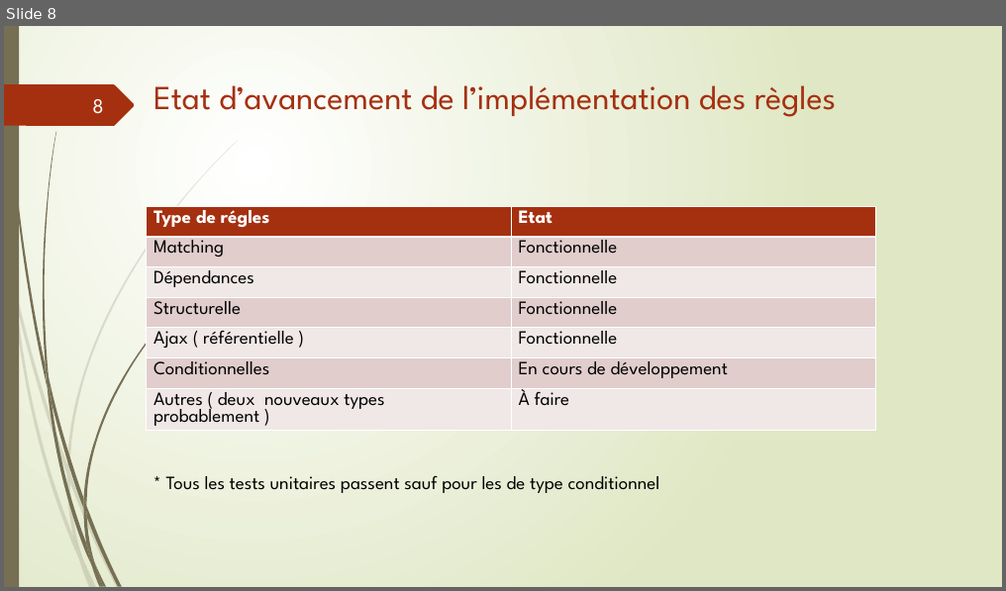
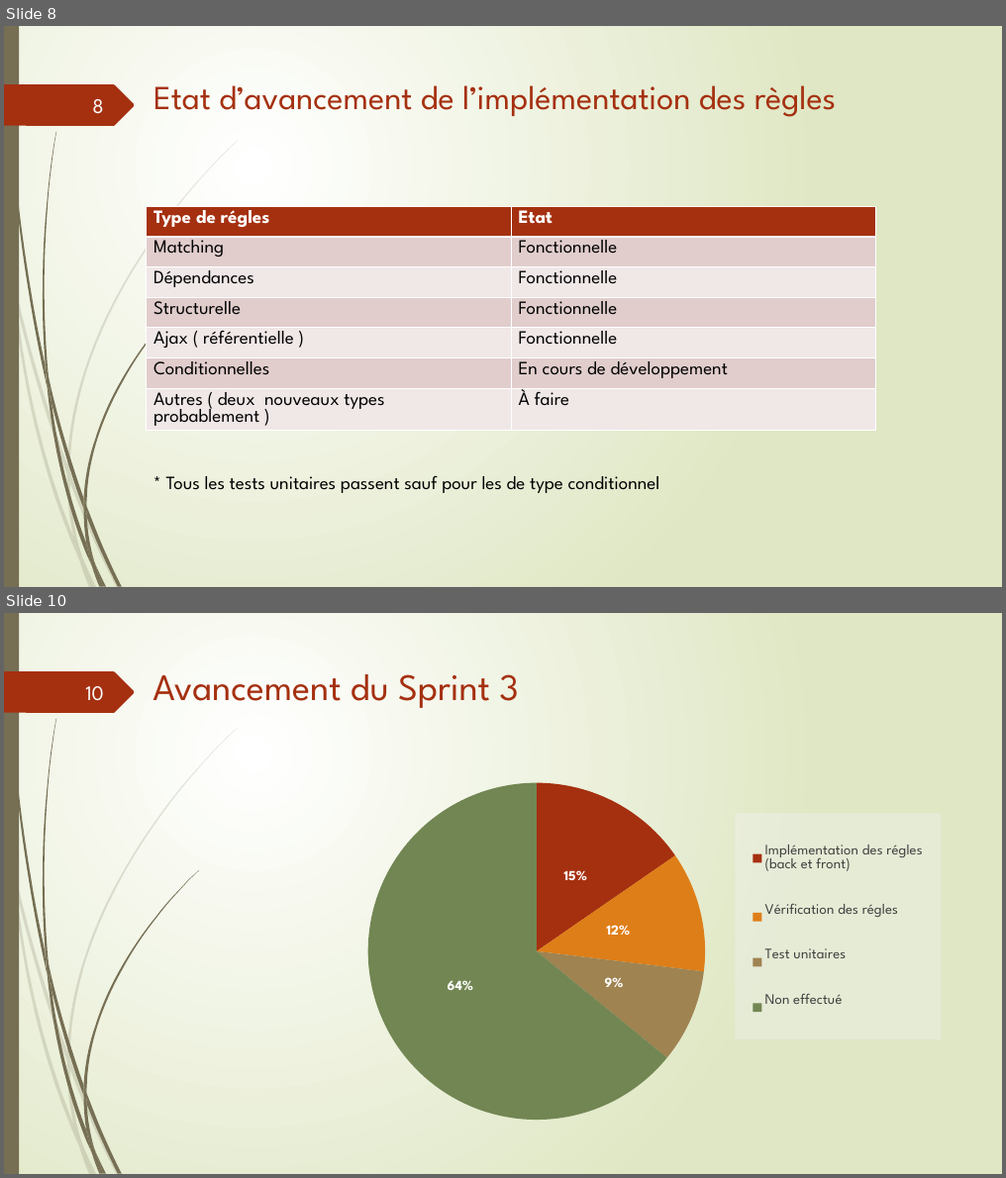
Before and after one commit to abes-esr/kalidos, a slide deck: doc/comité-pilotage.pptx. Shown one above the other, each under a label of ours: slide 8 before the commit, slides 8 and 10 after it; the slides between them are not shown. The pictures are 1006x591 and 1006x1178 pixels, drawn with LibreOffice and Linux fonts; fonts in the diff are those of the drawing. Boxes give left, top, right and bottom in pixels: in the first picture for what was removed or moved away, otherwise in the second. Text is boxed around its words. In the diff, an @@ line names an element or a change of style, - is before the commit and + after.

```diff
--- a/doc/comité-pilotage.pptx
+++ b/doc/comité-pilotage.pptx
@@ slide 10 added at [4, 613, 1002, 1174], background gradient #FFFFFF to #DFE8C4; not listed: 24 template elements that a slide beside it also shows @@
@@ pie chart added at [120, 666, 956, 1121] @@
+categories: Implémentation des régles (back et front), Vérification des régles, Test unitaires, Non effectué
+Series 1: 15, 12, 9, 64
@@ page number added at [85, 686, 104, 701], 20 pt, text #FEFFFF @@
+10
@@ title added at [152, 674, 518, 708], 36 pt, text #A53010 @@
+Avancement du Sprint 3
```
Also in this commit, not shown: 3 slides changed, 2 other slides added, 2 other files.
